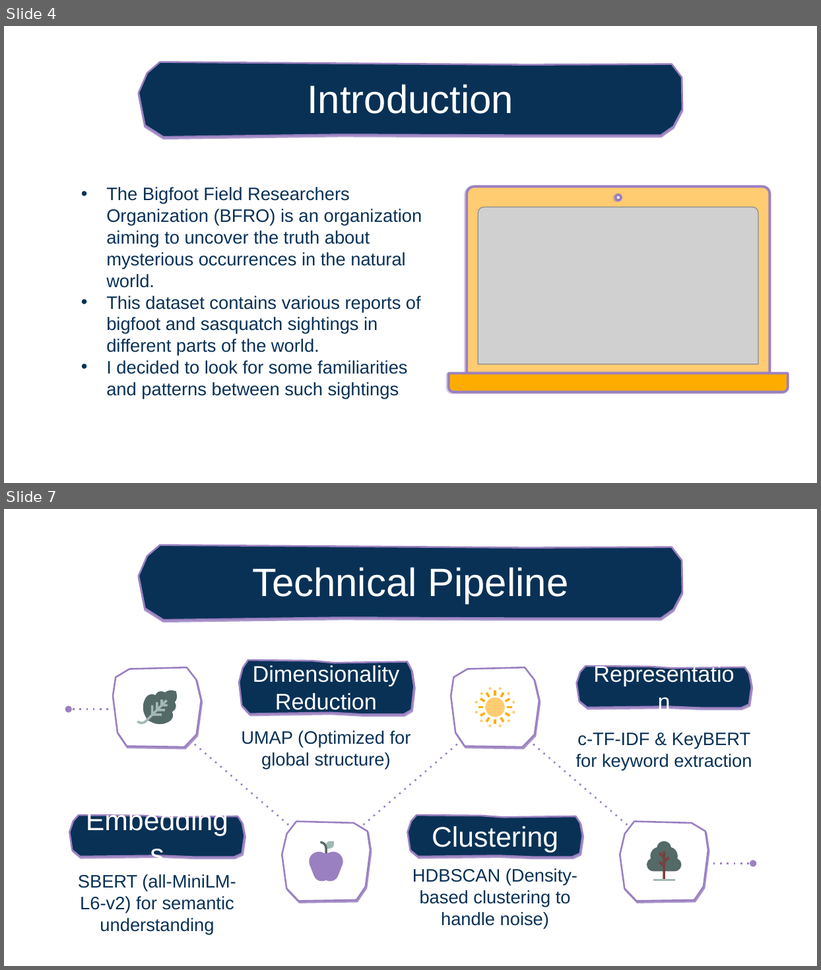
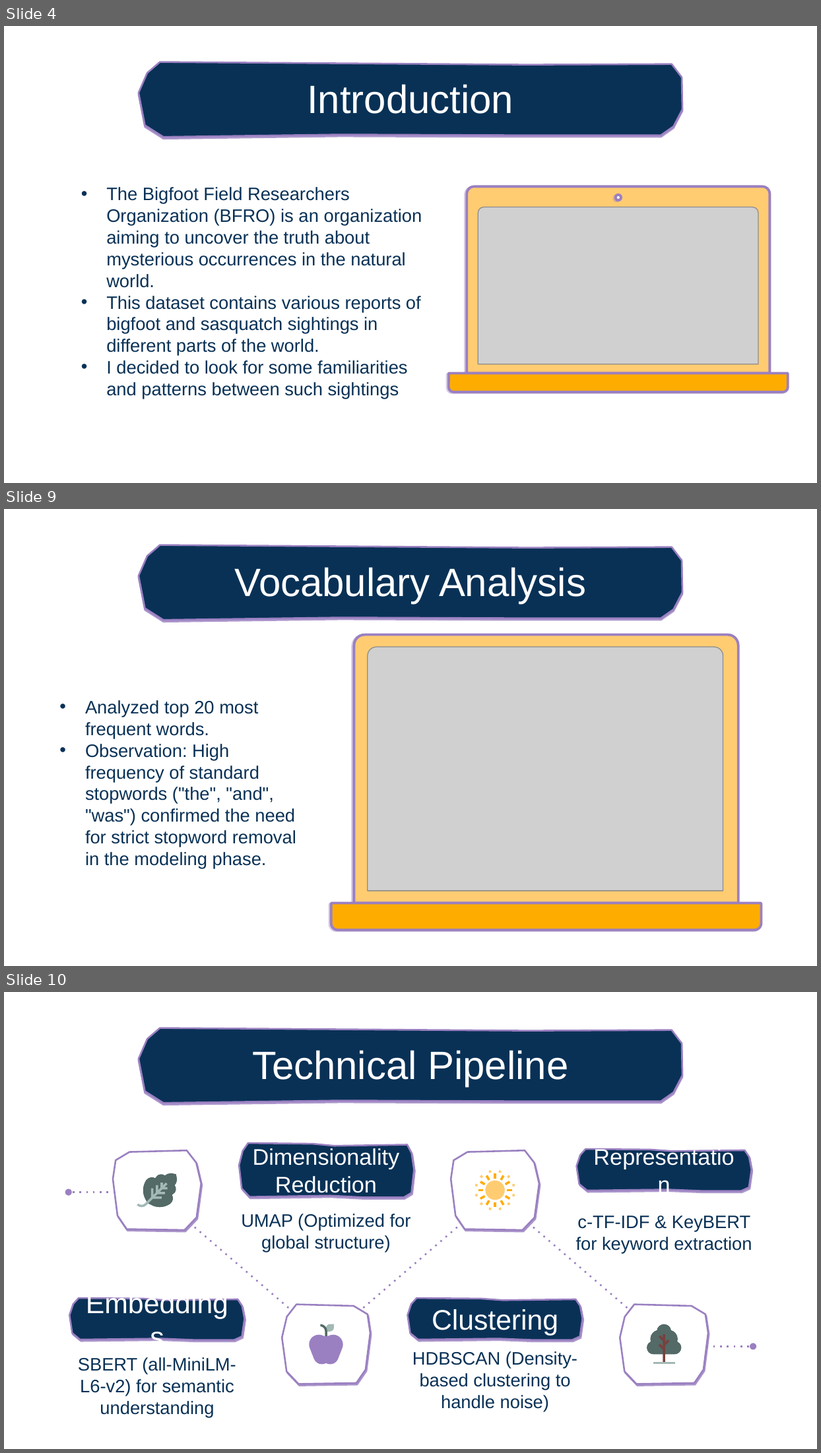
Before and after one commit to WojciechHrycenko/TopicModeling, a slide deck: Topic_Modelling_Hrycenko_Presentation.pptx. Shown one above the other, each under a label of ours: slides 4 and 7 before the commit, slides 4, 9 and 10 after it; the slides between them are not shown. The pictures are 821x970 and 821x1453 pixels, drawn with LibreOffice and Linux fonts; fonts in the diff are those of the drawing; grey boxes stand for pictures; background and template pictures are left out. Boxes give left, top, right and bottom in pixels: in the first picture for what was removed or moved away, otherwise in the second. Text is boxed around its words. In the diff, an @@ line names an element or a change of style, - is before the commit and + after.

```diff
--- a/Topic_Modelling_Hrycenko_Presentation.pptx
+++ b/Topic_Modelling_Hrycenko_Presentation.pptx
@@ slide 9 added at [4,509,817,966], background picture (left out); not listed: 2 template elements that a slide beside it also shows @@
@@ freeform shape added at [139,545,683,620], fill #093156, outline #9A80C1 1.5 pt @@
@@ title added at [234,567,586,603], 35 pt, text #FFFFFF @@
+Vocabulary Analysis
@@ round same rect added at [354,635,739,904], fill #FFCC71, outline #9A80C1 2.25 pt @@
@@ picture added at [368,647,723,891] @@
@@ freeform shape added at [299,650,436,705], fill #FFFFFF at 66% opacity @@
@@ subtitle added at [85,700,296,869], 16 pt, text #093156 @@
+• Analyzed top 20 most frequent words.
+• Observation: High frequency of standard stopwords ("the", "and", "was") confirmed the need for strict stopword removal in the modeling phase.
@@ freeform shape added at [656,821,793,876], fill #FFFFFF at 66% opacity @@
@@ round same rect added at [331,904,761,930], fill #FFAC00, outline #9A80C1 2.25 pt @@
@@ what was slide 7 is now slide 10 @@
```
Also in this commit, not shown: 52 slides changed, 6 other slides added, 16 other files.
